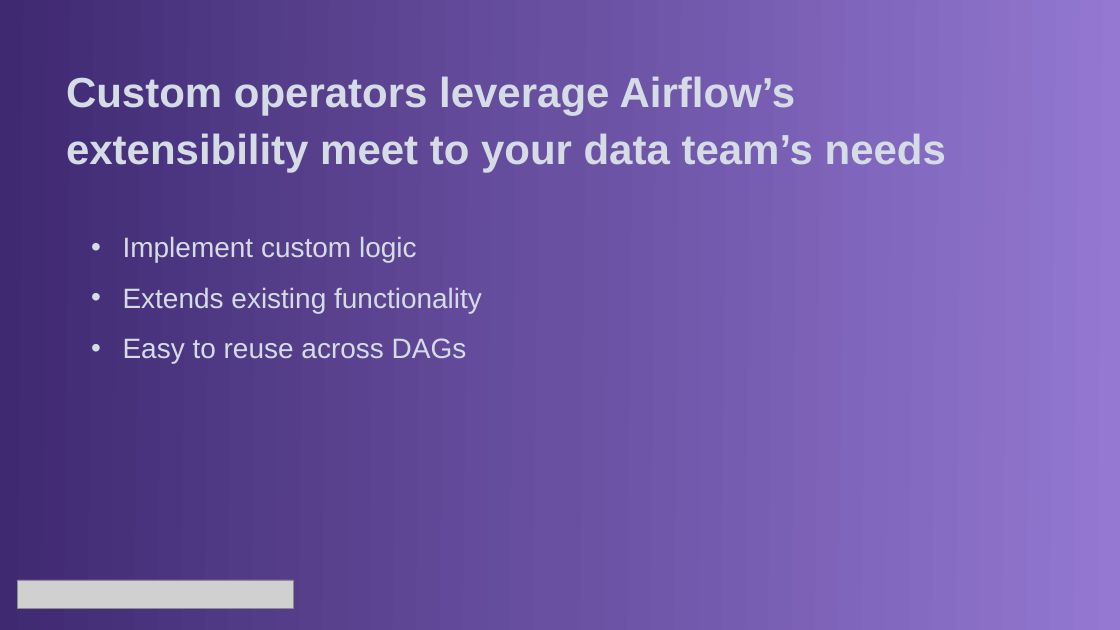
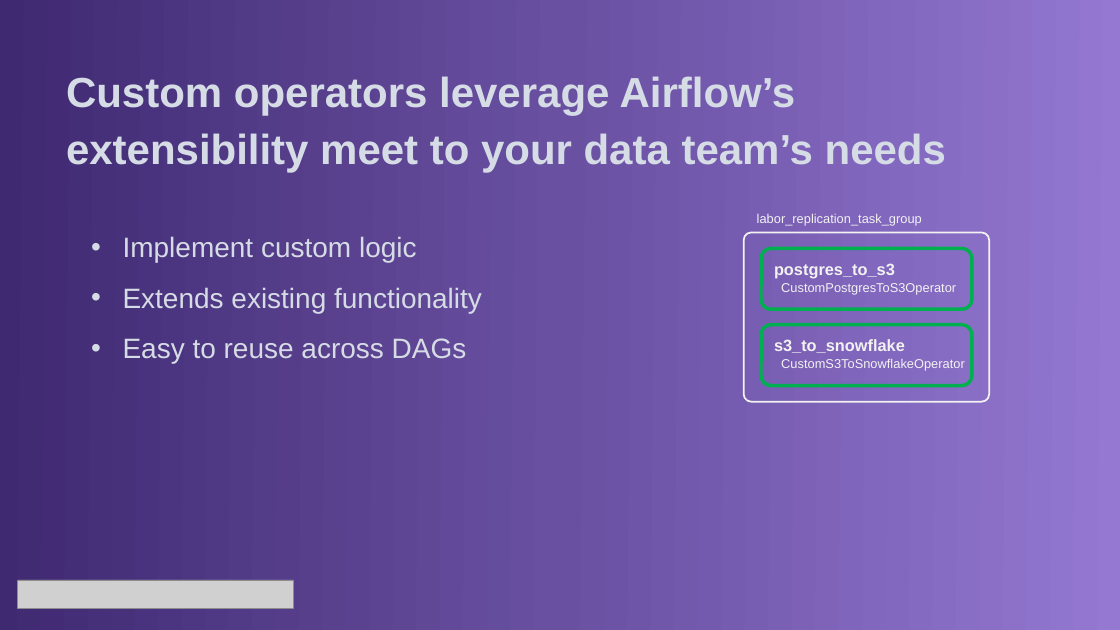
Before and after one commit to jroachgolf84/astronomer-panel-interview, a slide deck: slide 26 of documentation/Astronomer Panel Presentation.pptx. Drawn at 1120x630 pixels with LibreOffice and Linux fonts; fonts in the diff are those of the drawing; grey boxes stand for pictures. Boxes give left, top, right and bottom in pixels: in the first picture for what was removed or moved away, otherwise in the second. Text is boxed around its words. In the diff, an @@ line names an element or a change of style, - is before the commit and + after.

Commit message:
Updating presentation

```diff
--- a/documentation/Astronomer Panel Presentation.pptx
+++ b/documentation/Astronomer Panel Presentation.pptx
@@ rounded rectangle added at [744, 233, 989, 402], outline #F2F2F2 1.5 pt @@
@@ text added at [757, 214, 922, 226], 11 pt, text #F2F2F2 @@
+labor_replication_task_group
@@ rounded rectangle added at [761, 249, 972, 309], outline #00B050 3 pt @@
@@ text added at [774, 263, 895, 279], 14 pt, text #F2F2F2, bold @@
+postgres_to_s3
@@ text added at [781, 283, 956, 295], 11 pt, text #F2F2F2 @@
+CustomPostgresToS3Operator
@@ rounded rectangle added at [761, 325, 972, 386], outline #00B050 3 pt @@
@@ text added at [774, 339, 905, 353], 14 pt, text #F2F2F2, bold @@
+s3_to_snowflake
@@ text added at [781, 359, 965, 371], 11 pt, text #F2F2F2 @@
+CustomS3ToSnowflakeOperator
```
Also in this commit, not shown: 4 other slides changed, 1 other file.
